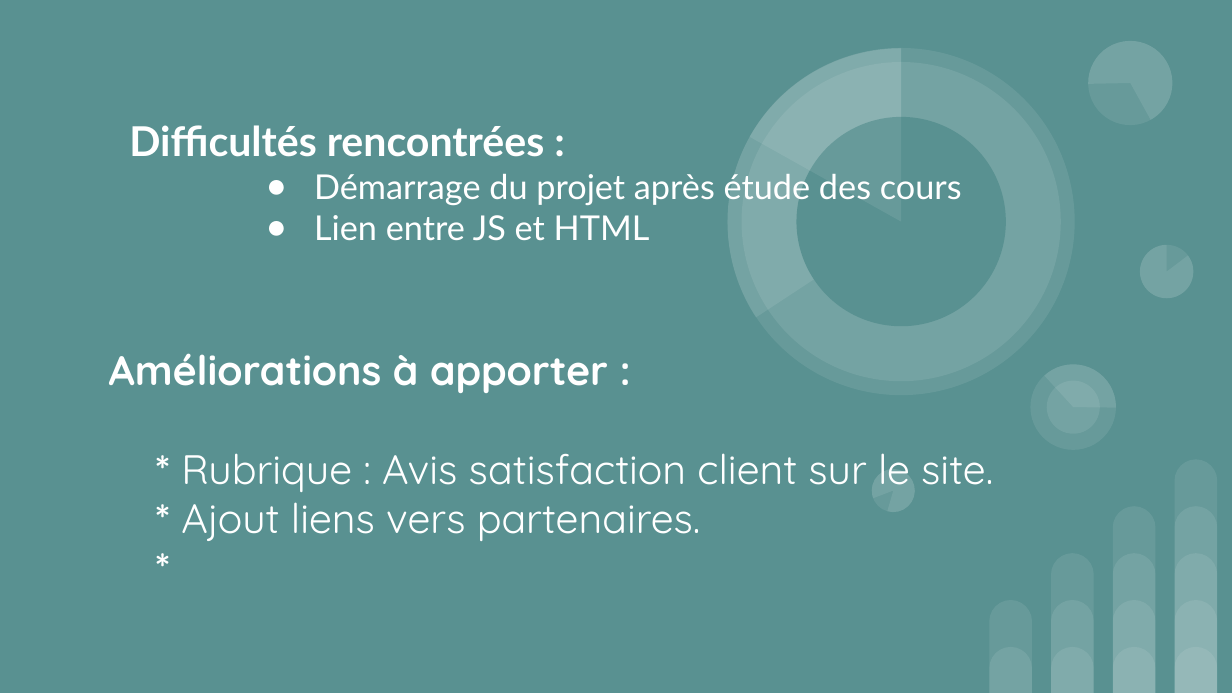
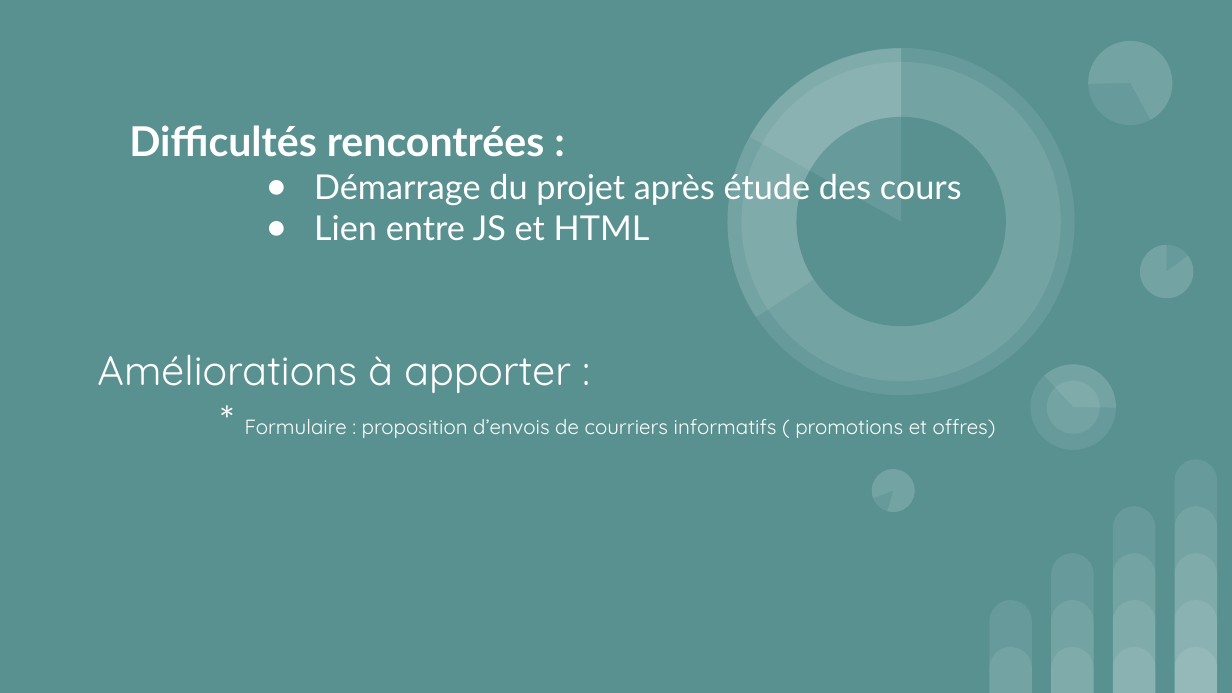
Before and after one commit to MARJAOUI/projetOrinico, a slide deck: slide 4 of presentation p52.pptx. Drawn at 1232x693 pixels with LibreOffice and Linux fonts; fonts in the diff are those of the drawing. Boxes give left, top, right and bottom in pixels: in the first picture for what was removed or moved away, otherwise in the second. Text is boxed around its words. In the diff, an @@ line names an element or a change of style, - is before the commit and + after.

```diff
--- a/presentation p52.pptx
+++ b/presentation p52.pptx
@@ subtitle at [97,354,571,393]: bold off in "Améliorations à apporter :" @@
@@ subtitle at [245,419,996,438]: text changed; size 24 to 12 pt @@
-* Rubrique : Avis satisfaction client sur le site.
-* Ajout liens vers partenaires.
-*
+* Formulaire : proposition d’envois de courriers informatifs ( promotions et offres)
```
Also in this commit, not shown: 2 other slides changed, 4 other files.
